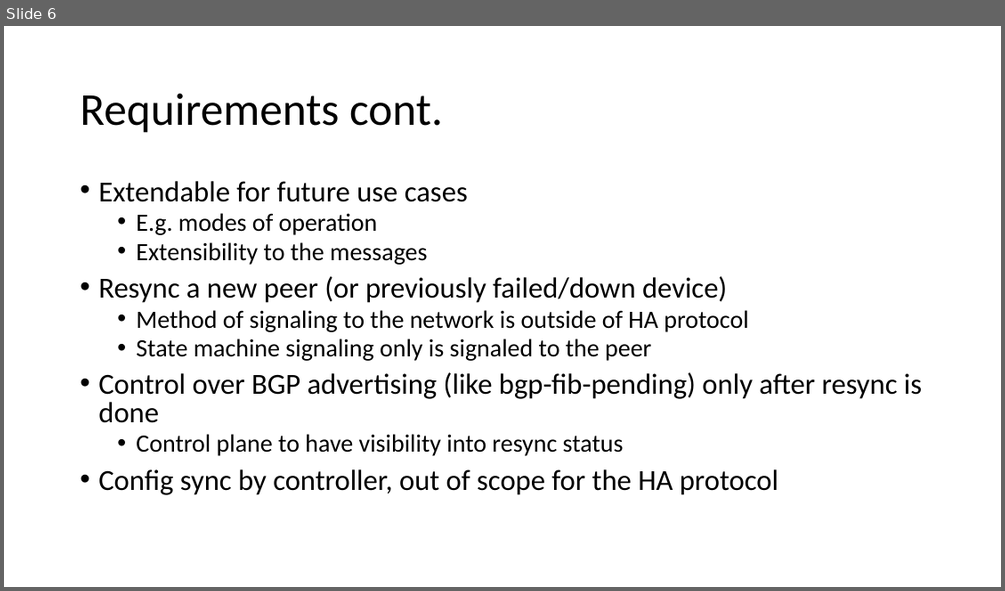
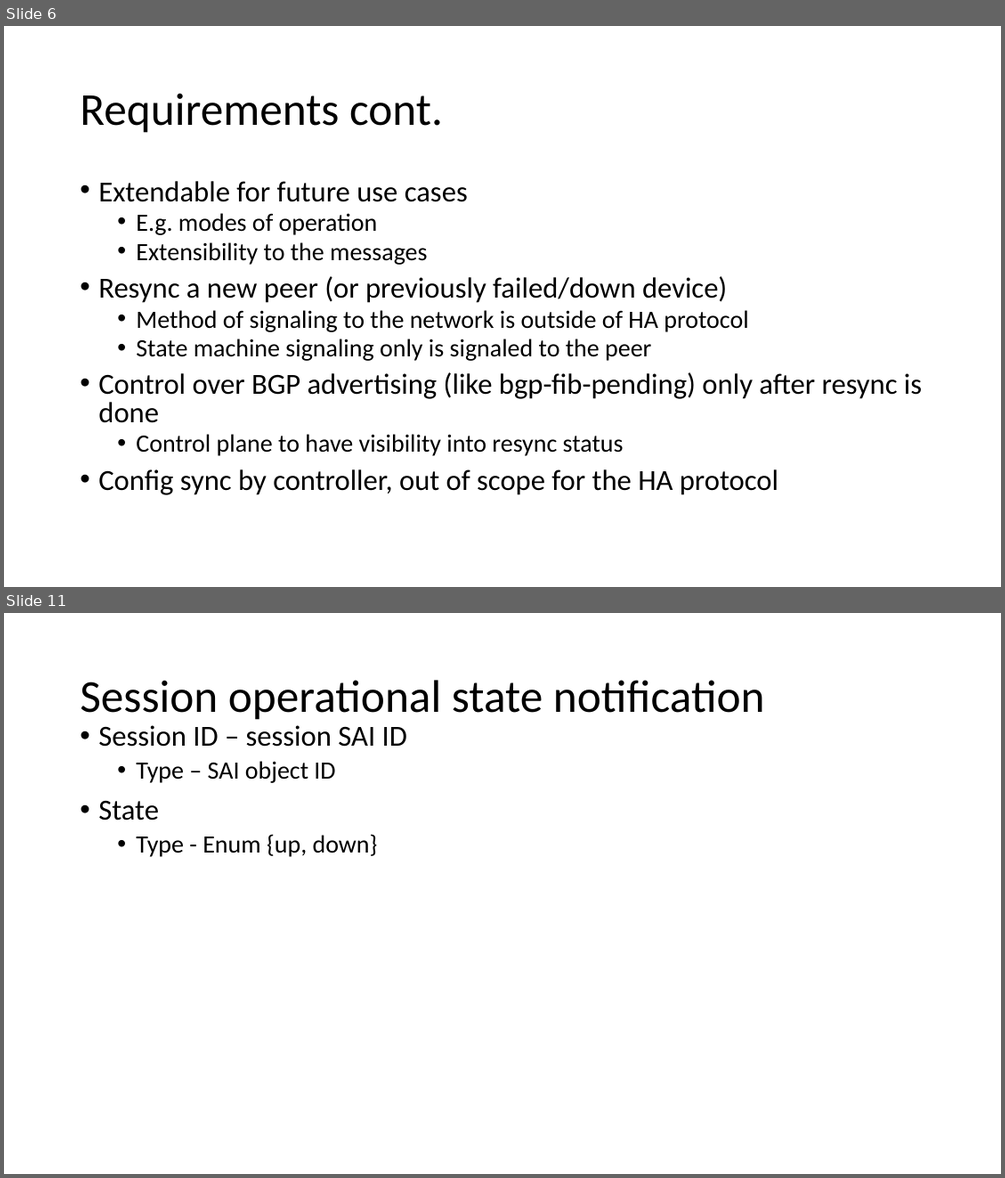
Before and after one commit to sonic-net/DASH, a slide deck: documentation/high-avail/slides/DASH High Availability.pptx. Shown one above the other, each under a label of ours: slide 6 before the commit, slides 6 and 11 after it; the slides between them are not shown. The pictures are 1005x591 and 1005x1178 pixels, drawn with LibreOffice and Linux fonts; fonts in the diff are those of the drawing. Boxes give left, top, right and bottom in pixels: in the first picture for what was removed or moved away, otherwise in the second. Text is boxed around its words. In the diff, an @@ line names an element or a change of style, - is before the commit and + after.

```diff
--- a/documentation/high-avail/slides/DASH High Availability.pptx
+++ b/documentation/high-avail/slides/DASH High Availability.pptx
@@ slide 11 added at <box>4,613,1001,1174</box>, background #FFFFFF @@
@@ title added at <box>80,680,765,720</box>, 44 pt, text #000000 @@
+Session operational state notification
@@ text added at <box>98,725,407,857</box>, 24 pt, text #000000 @@
+• Session ID – session SAI ID
+  • Type – SAI object ID
+• State
+  • Type - Enum {up, down}
```
Also in this commit, not shown: 1 slide changed, 4 other slides added.
